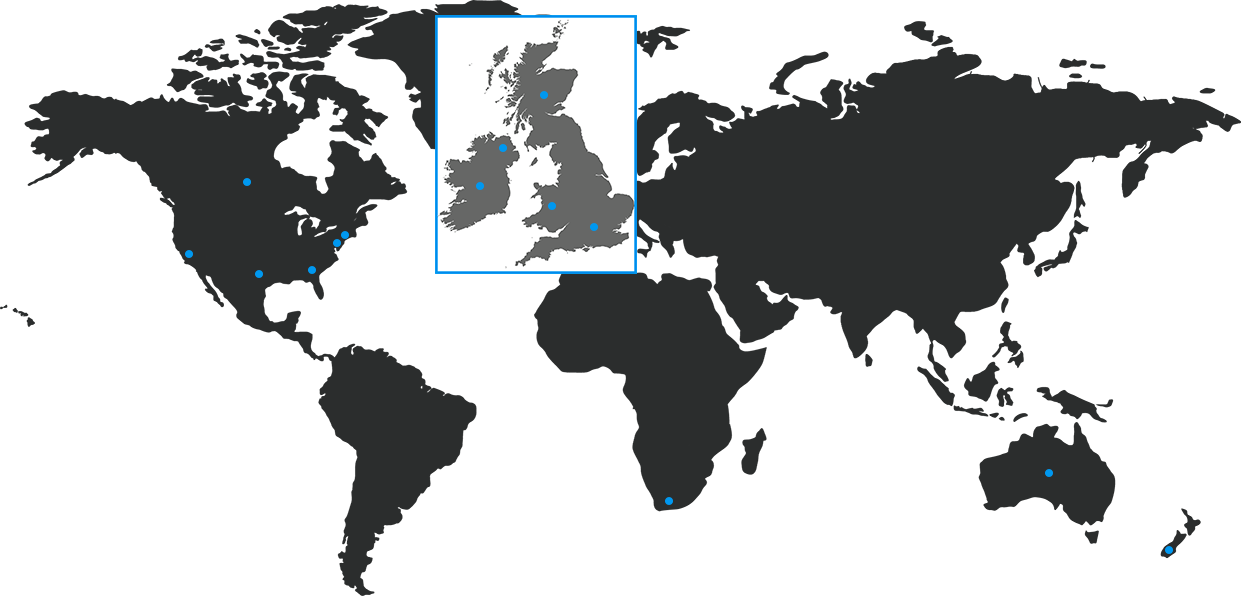
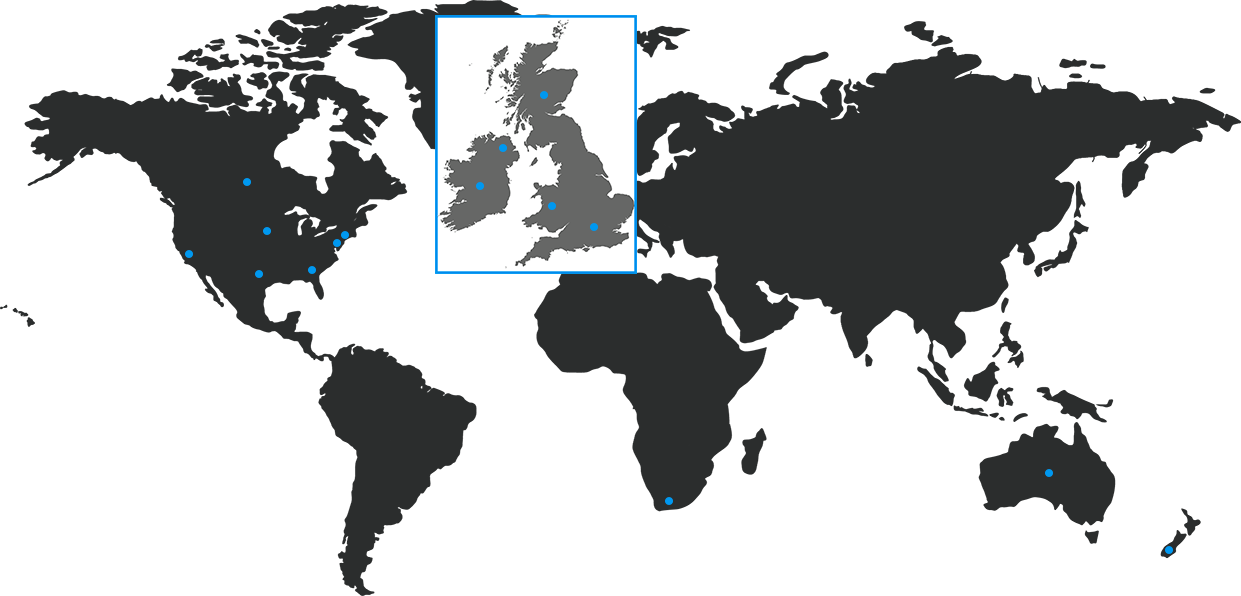
Before/after of a 1241 x 596 layered artwork. What changed in the layer stack:
added layer "midwest" above "south africa" over bbox(263, 227, 271, 235)
